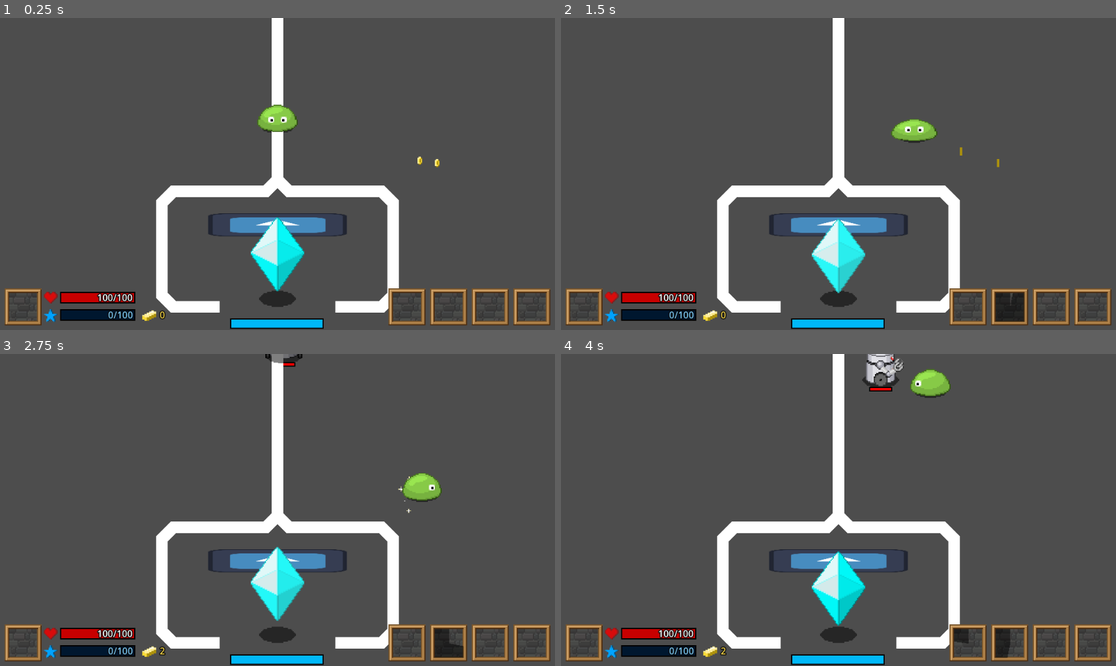
Above: before the commit, frames 1-4 (two rows, left to right).
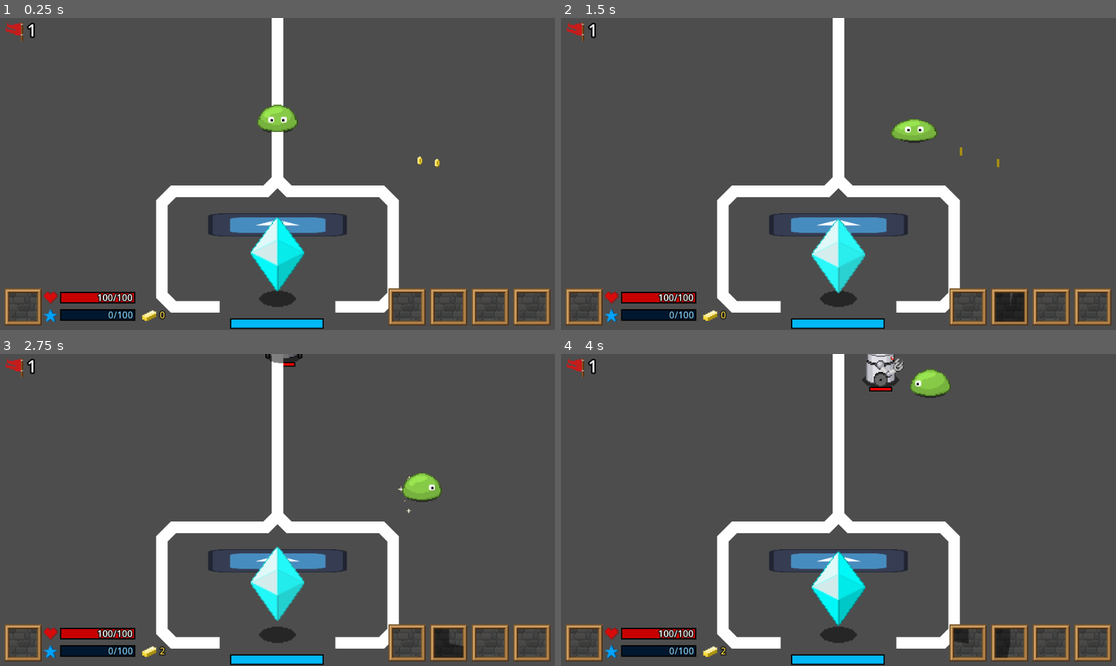
Above: after the commit, the same moments.

Repository: EthanLac13/monsters_vs_machines
Game: Godot game, scene res://scenes/MainScene.tscn
The game is run twice, just before and just after one commit, with the same random seed, the same clock (stepped at 60 frames per second) and the same inputs. The engine's default icon, where the game draws it, is replaced by a stand-in: a white triangle on a blue panel in a dark square.
Inputs:
- Up to frame 1 (0.25 s): no input
- Up to frame 2 (1.5 s): hold Right (InputRight) 0.53-1.28 s; tap Q (UseMove1) at 0.6 s; hold Down (InputDown) from 1.28 s (still down); tap W (UseMove2) at 1.35 s
- Up to frame 3 (2.75 s): release Down (InputDown) at 2.03 s; hold Right (InputRight) from 2.03 s (still down); tap Q (UseMove1) at 2.1 s
- Up to frame 4 (4 s): release Right (InputRight) at 2.78 s; hold Up (InputUp) 2.78-3.53 s; tap W (UseMove2) at 2.85 s; hold Left (InputLeft) from 3.53 s (still down); tap Q (UseMove1) at 3.6 s

The runs differ from the first frame. In frame 1, 0.2% of the frame differs, in the area x 1-7%, y 1-8%; in frame 2, 0.2%; in frame 3, 0.2%; in frame 4, 0.2%.

Commit message:
Added HUD wave indicator

Diff:
--- a/scenes/hud/HUD.tscn
+++ b/scenes/hud/HUD.tscn
@@ -6,6 +6,7 @@
 [ext_resource type="Texture2D" uid="uid://dep4hgpifr0pp" path="res://sprites/hud_sprites/exp_icon_hud.png" id="4_6lywo"]
 [ext_resource type="Texture2D" uid="uid://b4x5bkxq4w04a" path="res://sprites/hud_sprites/hp_icon_hud.png" id="4_ltdg3"]
 [ext_resource type="Texture2D" uid="uid://cslvw6v4wliui" path="res://sprites/hud_sprites/gold_icon_hud.png" id="5_dui1j"]
+[ext_resource type="Texture2D" uid="uid://dsrurs8ad2mek" path="res://sprites/hud_sprites/wave_flag_hud.png" id="7_se64a"]
 
 [sub_resource type="StyleBoxFlat" id="StyleBoxFlat_dui1j"]
 bg_color = Color(0.1882353, 0, 0, 1)
@@ -270,3 +271,24 @@
 [node name="AttackCooldownButton4" parent="." unique_id=1617974292 instance=ExtResource("2_xvj7f")]
 offset_left = 888.0
 offset_right = 952.0
+
+[node name="WaveFlag" type="TextureRect" parent="." unique_id=2027008425]
+offset_left = 8.0
+offset_top = 8.0
+offset_right = 24.0
+offset_bottom = 24.0
+scale = Vector2(2, 2)
+texture = ExtResource("7_se64a")
+
+[node name="WaveText" type="RichTextLabel" parent="." unique_id=1147366161]
+offset_left = 40.0
+offset_top = 2.0
+offset_right = 140.0
+offset_bottom = 47.0
+theme_override_colors/font_outline_color = Color(0, 0, 0, 1)
+theme_override_constants/outline_size = 10
+theme_override_font_sizes/normal_font_size = 28
+text = " 1"
+fit_content = true
+scroll_active = false
+autowrap_mode = 0
Binary file added: sprites/hud_sprites/wave_flag_hud.png
Not shown, added: sprites/hud_sprites/wave_flag_hud.png.import
